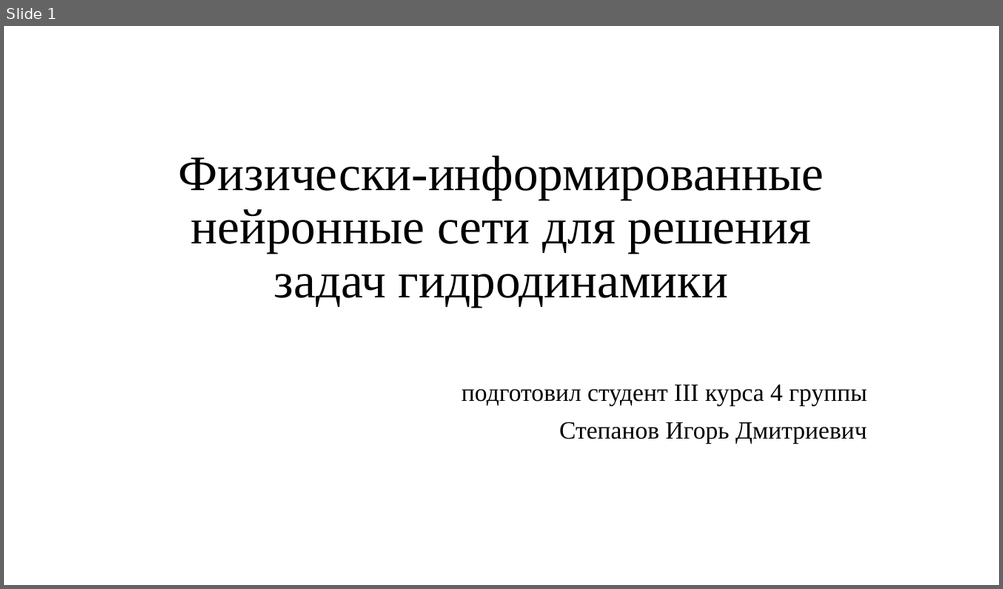
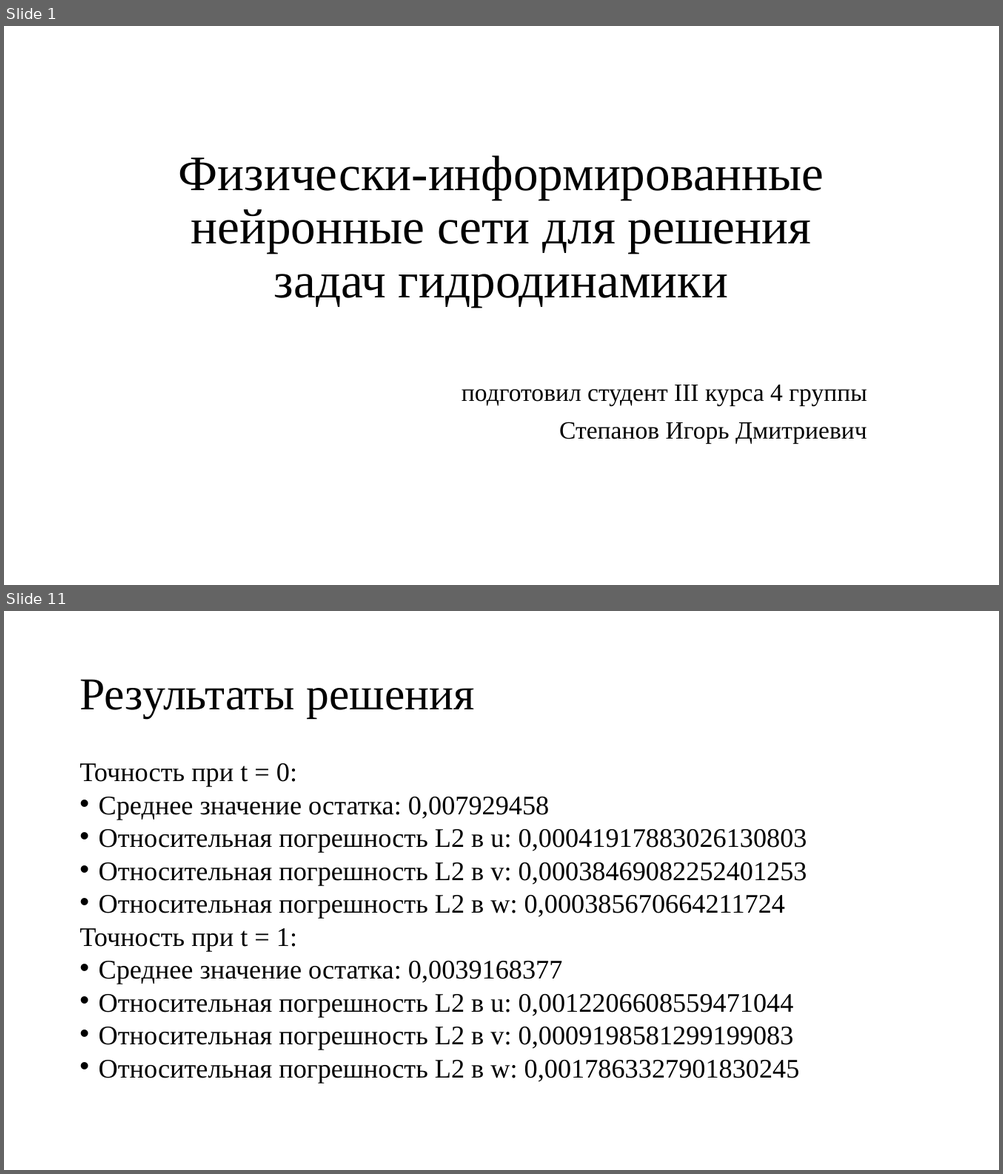
Before and after one commit to Ygrik2003/PINN_GL, a slide deck: src_latex/present.pptx. Shown one above the other, each under a label of ours: slide 1 before the commit, slides 1 and 11 after it; the slides between them are not shown. The pictures are 1003x589 and 1003x1174 pixels, drawn with LibreOffice and Linux fonts; fonts in the diff are those of the drawing. Boxes give left, top, right and bottom in pixels: in the first picture for what was removed or moved away, otherwise in the second. Text is boxed around its words. In the diff, an @@ line names an element or a change of style, - is before the commit and + after.

```diff
--- a/src_latex/present.pptx
+++ b/src_latex/present.pptx
@@ slide 11 added at <box>4,611,999,1170</box>, background #FFFFFF @@
@@ title added at <box>79,679,475,718</box>, 44 pt, text #000000 @@
+Результаты решения
@@ text added at <box>79,763,807,1083</box>, 25.9 pt, text #000000 @@
+Точность при t = 0:
+• Среднее значение остатка: 0,007929458
+• Относительная погрешность L2 в u: 0,00041917883026130803
+• Относительная погрешность L2 в v: 0,00038469082252401253
+• Относительная погрешность L2 в w: 0,000385670664211724
+Точность при t = 1:
+• Среднее значение остатка: 0,0039168377
+• Относительная погрешность L2 в u: 0,0012206608559471044
+• Относительная погрешность L2 в v: 0,0009198581299199083
+• Относительная погрешность L2 в w: 0,0017863327901830245
```
Also in this commit, not shown: 5 slides changed, 5 other slides added.
